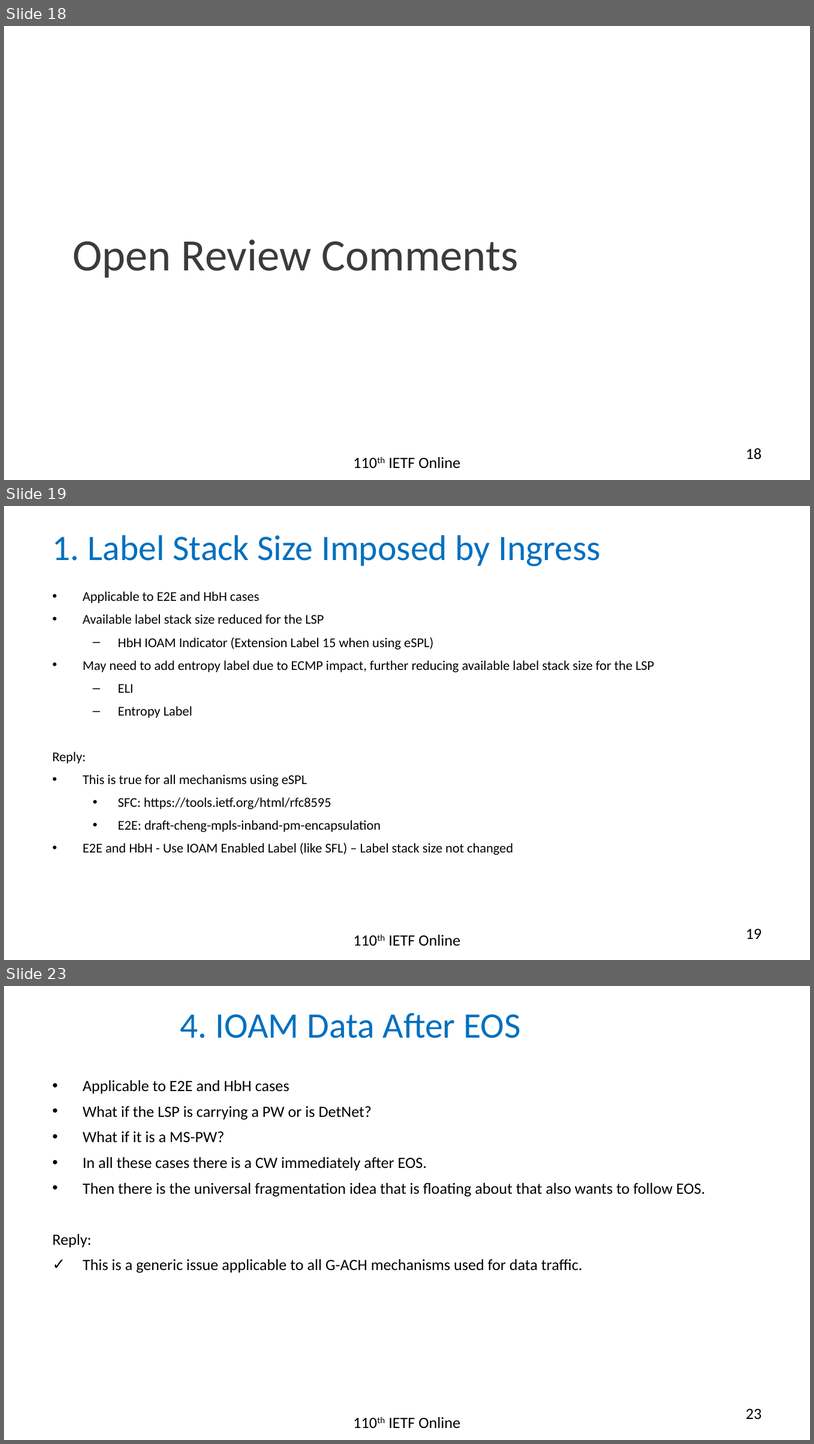
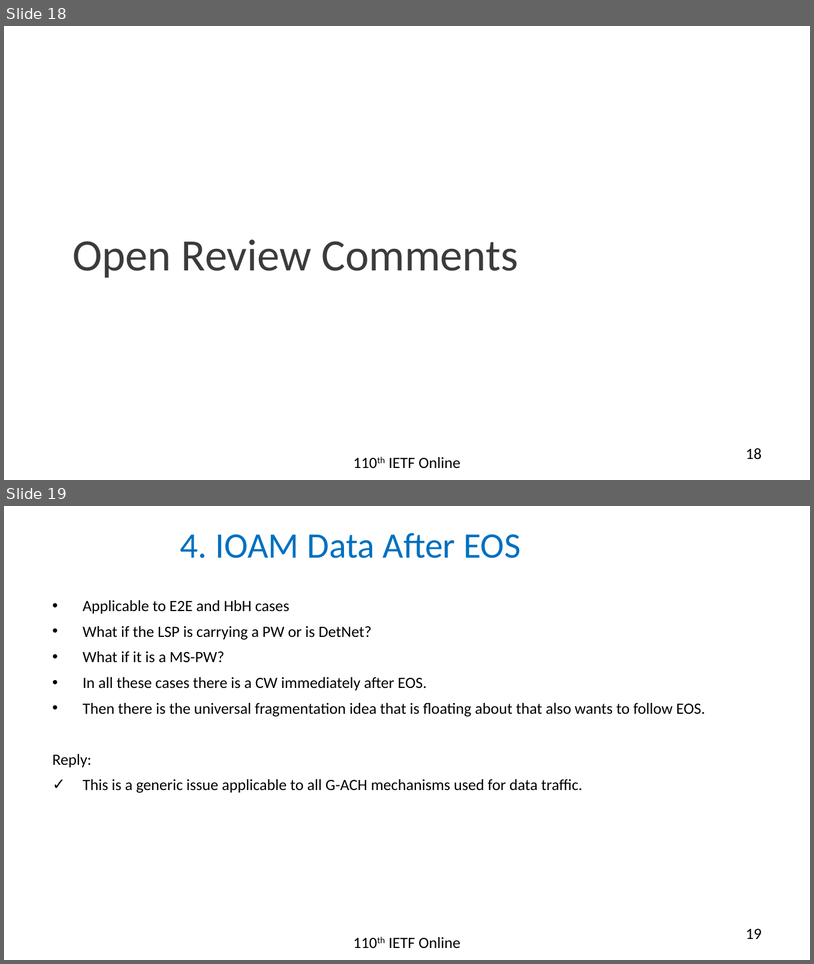
Before and after one commit to rakgandhi/ietf-slides, a slide deck: draft-gandhi-mpls-ioam-sr-05.pptx. Shown one above the other, each under a label of ours: slides 18, 19 and 23 before the commit, slides 18 and 19 after it; the slides between them are not shown. The pictures are 814x1444 and 814x964 pixels, drawn with LibreOffice and Linux fonts; fonts in the diff are those of the drawing. Boxes give left, top, right and bottom in pixels: in the first picture for what was removed or moved away, otherwise in the second. Text is boxed around its words. In the diff, an @@ line names an element or a change of style, - is before the commit and + after.

```diff
--- a/draft-gandhi-mpls-ioam-sr-05.pptx
+++ b/draft-gandhi-mpls-ioam-sr-05.pptx
@@ slide 19 removed at (4,506,810,960), background #FFFFFF @@
@@ title removed at (53,535,601,567) @@
-1. Label Stack Size Imposed by Ingress
@@ text removed at (53,591,654,855) @@
-• Applicable to E2E and HbH cases
-• Available label stack size reduced for the LSP
-  – HbH IOAM Indicator (Extension Label 15 when using eSPL)
-• May need to add entropy label due to ECMP impact, further reducing available label stack size for the LSP
-  – ELI
-  – Entropy Label
-Reply:
-• This is true for all mechanisms using eSPL
-  • SFC: https://tools.ietf.org/html/rfc8595
-  • E2E: draft-cheng-mpls-inband-pm-encapsulation
-• E2E and HbH - Use IOAM Enabled Label (like SFL) – Label stack size not changed
@@ text removed at (389,934,461,945) @@
-110th IETF Online
@@ page number removed at (746,928,762,939) @@
-19
@@ what was slide 23 is now slide 19 @@
@@ page number at (746,928,762,939): text changed @@
-23
+19
```
Also in this commit, not shown: 6 slides changed, 3 other slides removed, 1 other file.
